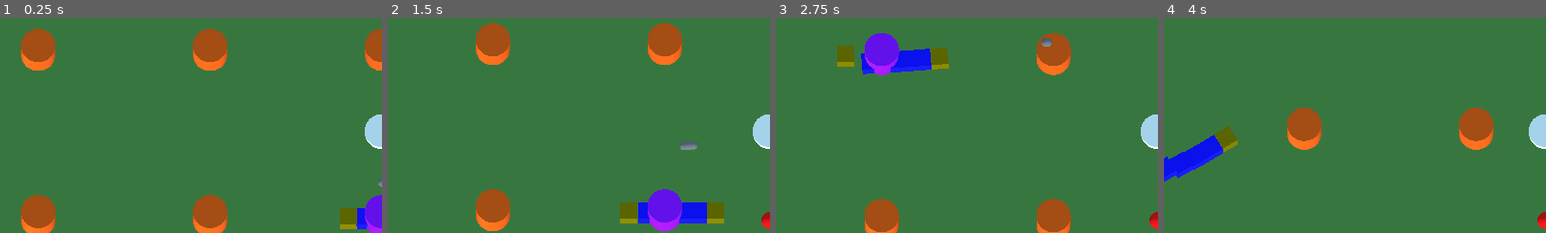
Above: before the commit, frames 1-4 (left to right).
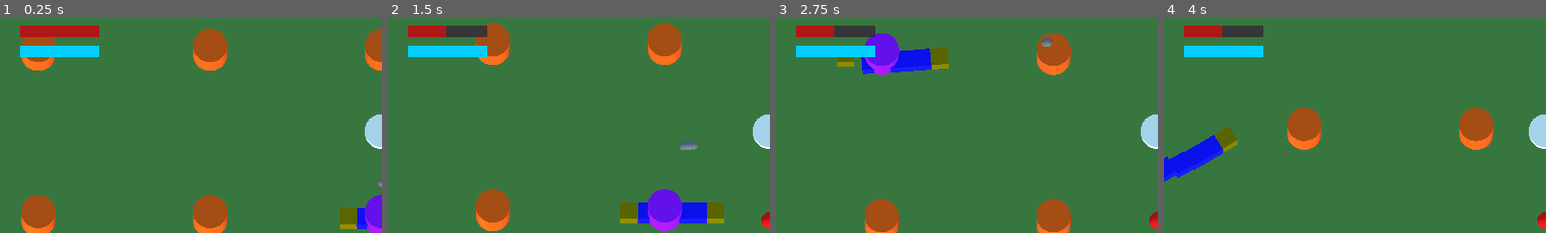
Above: after the commit, the same moments.

Repository: elpollomaniaco/ufo
Game: Godot game, scene res://Level/Level.tscn
Two runs of this game, one before a commit and one after it. Both use one fixed random seed, a clock stepped at 60 frames per second and the inputs below.
Inputs:
- Up to frame 1 (0.25 s): no input
- Up to frame 2 (1.5 s): tap Enter at 0.5 s; hold D (player_move_right) 0.53-1.28 s; tap Space (player_tractor_beam) at 0.6, 1.35 s; hold S (player_move_down) from 1.28 s (still down)
- Up to frame 3 (2.75 s): release S (player_move_down) at 2.03 s; hold D (player_move_right) from 2.03 s (still down); tap Space (player_tractor_beam) at 2.1 s
- Up to frame 4 (4 s): release D (player_move_right) at 2.78 s; hold W (player_move_up) 2.78-3.53 s; tap Space (player_tractor_beam) at 2.85, 3.6 s; hold A (player_move_left) from 3.53 s (still down)
The pictures show only the part of the screen within x 0-50%, y 3-53%; the shares and areas given below are measured in that part.

The runs differ from the first frame. In frame 1, 2.2% of the frame differs, in the area x 5-26%, y 3-19%; in frame 2, 2.2%; in frame 3, 2.2%; in frame 4, 2.2%.

Commit message:
Add bars for health and energy.

Diff:
--- a/Level/Level.tscn
+++ b/Level/Level.tscn
@@ -1,8 +1,9 @@
-[gd_scene load_steps=10 format=2]
+[gd_scene load_steps=13 format=2]
 
 [ext_resource path="res://Player/Player.tscn" type="PackedScene" id=1]
 [ext_resource path="res://Collectible/Gold.tscn" type="PackedScene" id=2]
 [ext_resource path="res://Enemy/Enemy.tscn" type="PackedScene" id=3]
+[ext_resource path="res://UI/UI.gd" type="Script" id=5]
 
 [sub_resource type="SpatialMaterial" id=1]
 albedo_color = Color( 0.345098, 0.568627, 0.25098, 1 )
@@ -21,6 +22,12 @@
 
 [sub_resource type="SpatialMaterial" id=6]
 albedo_color = Color( 1, 0.364706, 0, 1 )
+
+[sub_resource type="StyleBoxFlat" id=9]
+bg_color = Color( 0.686275, 0.0941176, 0.0941176, 1 )
+
+[sub_resource type="StyleBoxFlat" id=10]
+bg_color = Color( 0, 0.811765, 1, 1 )
 
 [node name="Level" type="Node"]
 
@@ -466,3 +473,38 @@
 [node name="Enemy3" parent="." instance=ExtResource( 3 )]
 
 [node name="Enemy4" parent="." instance=ExtResource( 3 )]
+
+[node name="UI" type="Control" parent="."]
+anchor_right = 1.0
+anchor_bottom = 1.0
+script = ExtResource( 5 )
+__meta__ = {
+"_edit_use_anchors_": false
+}
+
+[node name="Health" type="ProgressBar" parent="UI"]
+margin_left = 50.0
+margin_top = 50.0
+margin_right = 250.0
+margin_bottom = 80.0
+custom_styles/fg = SubResource( 9 )
+value = 100.0
+percent_visible = false
+__meta__ = {
+"_edit_use_anchors_": false
+}
+
+[node name="Energy" type="ProgressBar" parent="UI"]
+margin_left = 50.0
+margin_top = 100.0
+margin_right = 250.0
+margin_bottom = 130.0
+custom_styles/fg = SubResource( 10 )
+value = 100.0
+percent_visible = false
+__meta__ = {
+"_edit_use_anchors_": false
+}
+
+[connection signal="energy_changed" from="Player" to="UI" method="_on_Player_energy_changed"]
+[connection signal="health_changed" from="Player" to="UI" method="_on_Player_health_changed"]
--- a/Player/Player.gd
+++ b/Player/Player.gd
@@ -1,4 +1,7 @@
 extends RigidBody
+
+signal health_changed
+signal energy_changed
 
 export var _max_health: float = 100
 export var acceleration: int = 2000
@@ -71,11 +74,13 @@
 	# Don't waste this one or two cycles if energy is already fully loaded
 	if _current_energy < max_energy:
 		_current_energy = min(_current_energy + (energy_regeneration * delta), max_energy)
+		emit_signal("energy_changed", _current_energy)
 
 
 func try_to_drain_energy(amount: float) -> bool:
 	if _current_energy > amount:
 		_current_energy -= amount
+		emit_signal("energy_changed", _current_energy)
 		return true
 	else:
 		return false
@@ -91,6 +96,7 @@
 
 func take_damage(damage):
 	_current_health -= damage
+	emit_signal("health_changed", _current_health)
 	if _current_health < 0:
 		_die()
 
--- /dev/null
+++ b/UI/UI.gd
@@ -0,0 +1,9 @@
+extends Control
+
+
+func _on_Player_health_changed(new_value):
+	$Health.value = new_value
+
+
+func _on_Player_energy_changed(new_value):
+	$Energy.value = new_value
